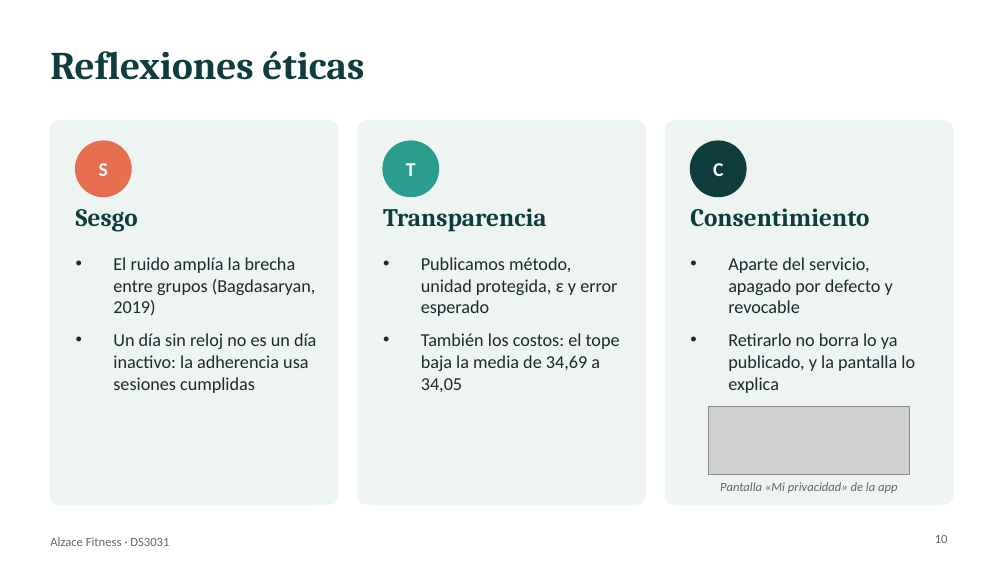
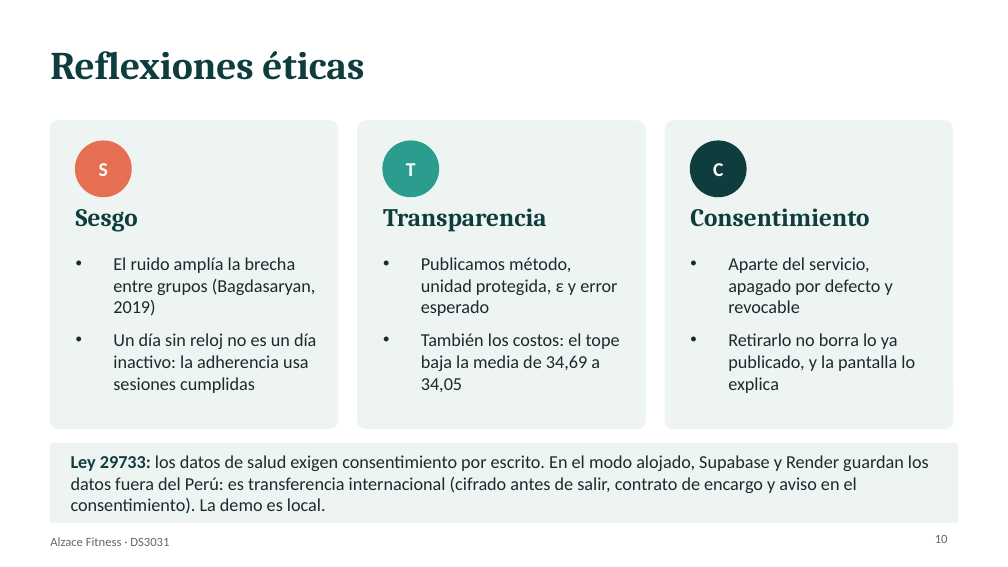
Before and after one commit to JoelxD12O/Proyecto-2---etica-y-seguridad-de-datos, a slide deck: slide 10 of presentacion/Presentacion_Alzace_Final.pptx. Drawn at 1008x567 pixels with LibreOffice and Linux fonts; fonts in the diff are those of the drawing; grey boxes stand for pictures. Boxes give left, top, right and bottom in pixels: in the first picture for what was removed or moved away, otherwise in the second. Text is boxed around its words. In the diff, an @@ line names an element or a change of style, - is before the commit and + after.

```diff
--- a/presentacion/Presentacion_Alzace_Final.pptx
+++ b/presentacion/Presentacion_Alzace_Final.pptx
@@ rounded rectangle: place and size @@
-rounded rectangle at [50,121,338,504]
+rounded rectangle at [50,121,338,428]
@@ rounded rectangle: place and size @@
-rounded rectangle at [358,121,645,504]
+rounded rectangle at [358,121,645,428]
@@ rounded rectangle: place and size @@
-rounded rectangle at [665,121,953,504]
+rounded rectangle at [665,121,953,428]
@@ picture removed at [709,406,910,475] @@
@@ rounded rectangle added at [50,444,958,522], fill #EEF4F2, outline #EEF4F2 1 pt @@
@@ text added at [71,455,929,513], 13 pt, text #1B2A2F @@
+Ley 29733: los datos de salud exigen consentimiento por escrito. En el modo alojado, Supabase y Render guardan los datos fuera del Perú: es transferencia internacional (cifrado antes de salir, contrato de encargo y aviso en el consentimiento). La demo es local.
@@ text removed at [720,482,897,493] @@
-Pantalla «Mi privacidad» de la app
```
Also in this commit, not shown: 11 other slides changed, 1 slide added, 13 other files.
